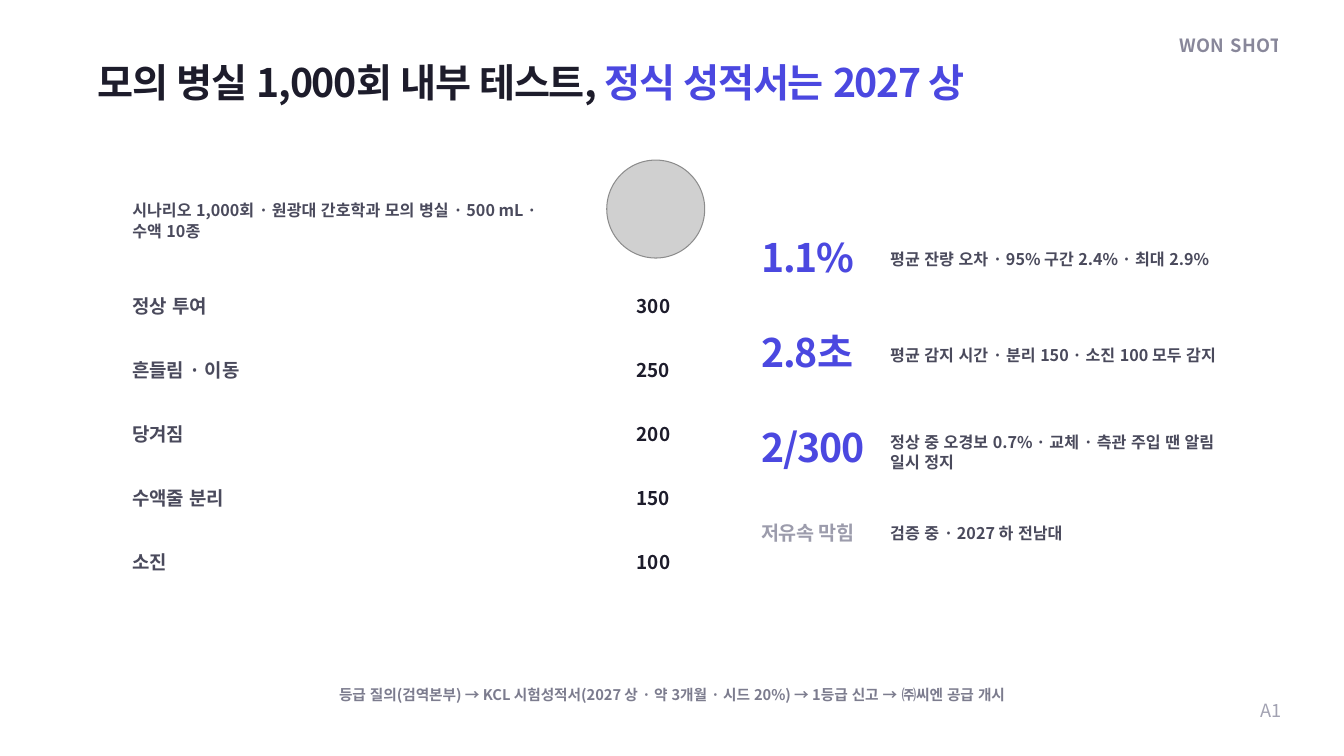
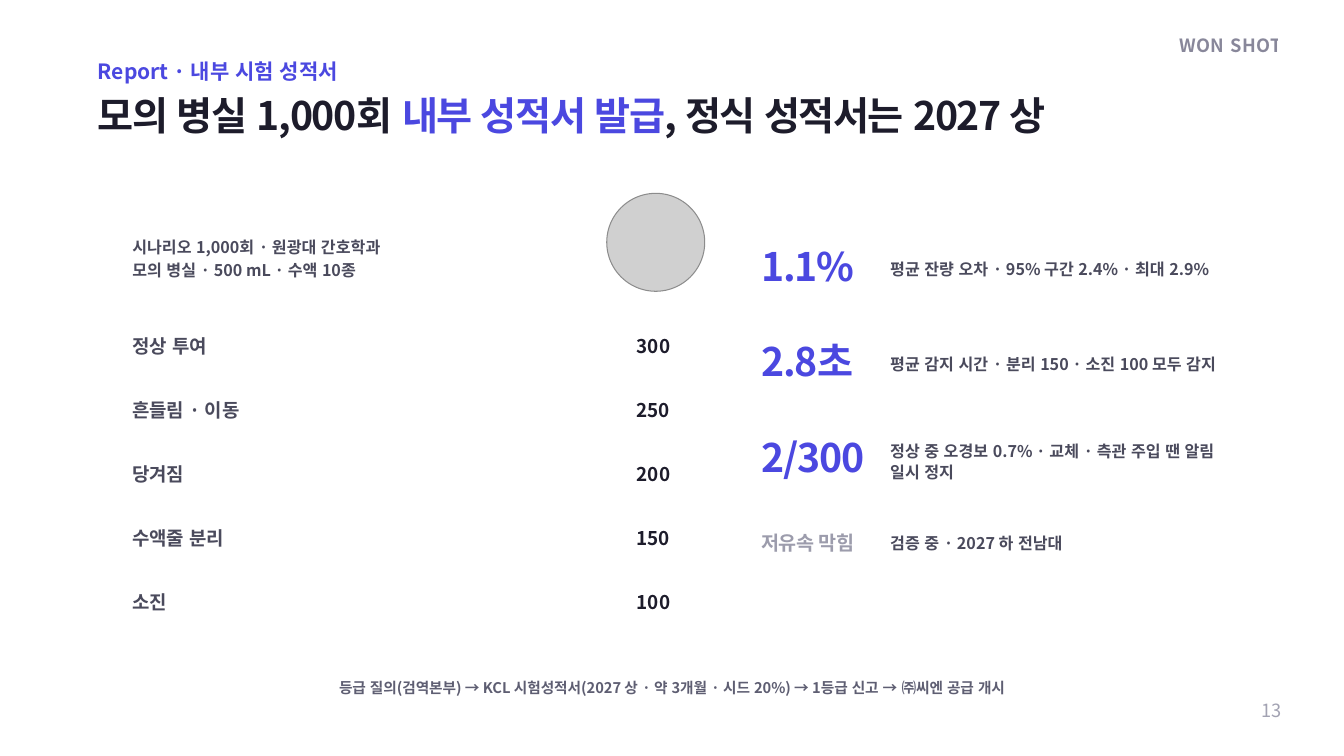
Before and after one commit to yhkwon2004/pet_test, a slide deck: slide 13 of export/INFU-RETRO_IR_WON-SHOT_editable.pptx (slide 25 before the commit). Drawn at 1344x756 pixels with LibreOffice and Linux fonts; fonts in the diff are those of the drawing; grey boxes stand for pictures; background and template pictures are left out. Boxes give left, top, right and bottom in pixels: in the first picture for what was removed or moved away, otherwise in the second. Text is boxed around its words. In the diff, an @@ line names an element or a change of style, - is before the commit and + after.

```diff
--- a/export/INFU-RETRO_IR_WON-SHOT_editable.pptx
+++ b/export/INFU-RETRO_IR_WON-SHOT_editable.pptx
@@ text added at box(98, 61, 338, 84), 15 pt, text #4B48E0, bold @@
+Report · 내부 시험 성적서
@@ text at box(98, 97, 1045, 139): text changed @@
-모의 병실 1,000회 내부 테스트, 정식 성적서는 2027 상
+모의 병실 1,000회 내부 성적서 발급, 정식 성적서는 2027 상
@@ picture: place and size @@
-picture at box(607, 160, 705, 258)
+picture at box(607, 194, 705, 291)
@@ text "시나리오 1,000회 · 원광대 간호학과 ...": place and size @@
-text "시나리오 1,000회 · 원광대 간호학과 ..." at box(132, 202, 524, 239)
+text "시나리오 1,000회 · 원광대 간호학과 ..." at box(132, 239, 380, 278)
@@ text "시나리오 1,000회 · 원광대 간호학과 ..." at box(132, 239, 380, 278): line spacing 14.9pt to 16.7pt @@
@@ 8 texts: place and size @@
-8 texts at box(761, 242, 1216, 542)
+8 texts at box(761, 251, 1216, 552)
@@ 10 texts: place and size @@
-10 texts at box(132, 297, 670, 571)
+10 texts at box(132, 337, 670, 611)
@@ text "등급 질의(검역본부) → KCL 시험성적서(2027 ...": place and size @@
-text "등급 질의(검역본부) → KCL 시험성적서(2027 ..." at box(339, 687, 1005, 703)
+text "등급 질의(검역본부) → KCL 시험성적서(2027 ..." at box(339, 680, 1005, 696)
@@ text "등급 질의(검역본부) → KCL 시험성적서(2027 ..." at box(339, 680, 1005, 696): text colour #7C7C8E to #5E5E72 @@
@@ text at box(1262, 703, 1282, 717): text changed @@
-A1
+13
```
Also in this commit, not shown: 19 other slides changed, 2 slides added, 2 other files.
